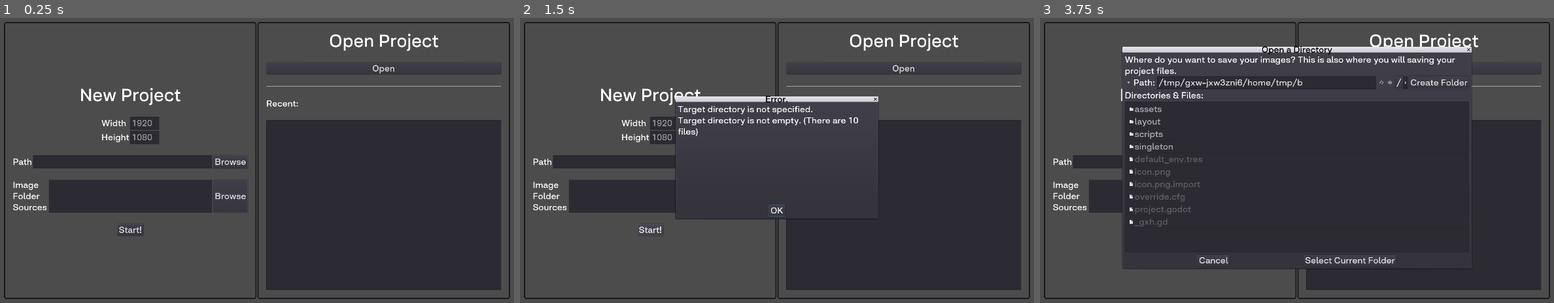
Above: before the commit, frames 1-3 (left to right).
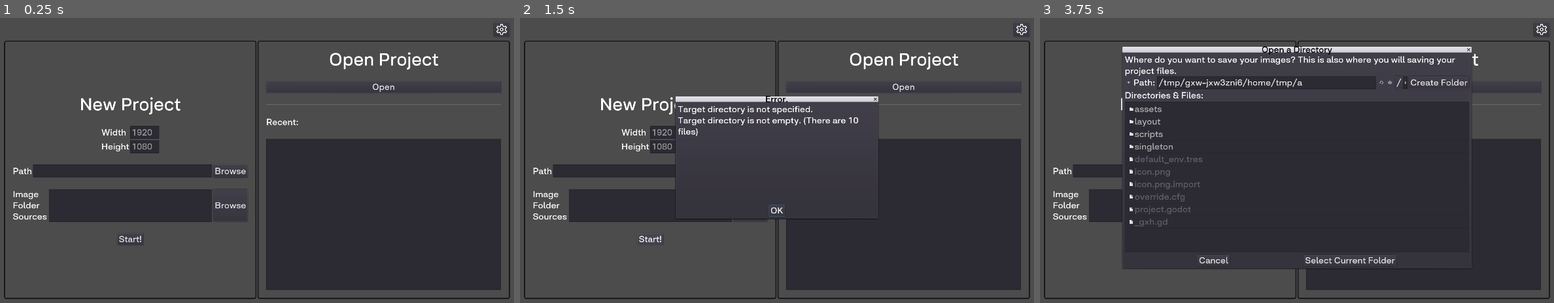
Above: after the commit, the same moments.

Repository: pegasusearl/resize-wallpaperize
Game: Godot game, scene res://layout/menu.tscn
Two runs of this game, one before a commit and one after it. Both use one fixed random seed, a clock stepped at 60 frames per second and the inputs below.
Inputs (mouse positions are in pixels of both pictures, inside the frame that each line leads up to):
- Up to frame 1 (0.25 s): no input
- Up to frame 2 (1.5 s): click (1023, 29) at 0.52 s; click "Start!" at 1.25 s
- Up to frame 3 (3.75 s): click "Start!" at 2 s; click "OK" at 2.75 s; click "Browse" at 3.5 s

The runs differ from the first frame. In frame 1, 11% of the frame differs, in the area x 0-100%, y 1-79%; in frame 2, 8.1%; in frame 3, 3.5%.

Commit message:
fixing thumbnailing crash
adding more delay between operation.

Diff:
--- a/layout/menu.tscn
+++ b/layout/menu.tscn
@@ -1,8 +1,9 @@
-[gd_scene load_steps=5 format=2]
+[gd_scene load_steps=6 format=2]
 
 [ext_resource path="res://assets/layout.tres" type="Theme" id=1]
 [ext_resource path="res://layout/menu.gd" type="Script" id=2]
 [ext_resource path="res://assets/big_font.tres" type="DynamicFont" id=3]
+[ext_resource path="res://assets/settings.png" type="Texture" id=4]
 
 [sub_resource type="StyleBoxFlat" id=1]
 content_margin_left = 32.0
@@ -38,7 +39,19 @@
 margin_bottom = 1048.0
 custom_constants/separation = 14
 
+[node name="HBoxContainer4" type="HBoxContainer" parent="VBoxContainer"]
+margin_right = 1856.0
+margin_bottom = 54.0
+alignment = 2
+
+[node name="Settings" type="Button" parent="VBoxContainer/HBoxContainer4"]
+margin_left = 1796.0
+margin_right = 1856.0
+margin_bottom = 54.0
+icon = ExtResource( 4 )
+
 [node name="HBoxContainer3" type="GridContainer" parent="VBoxContainer"]
+margin_top = 68.0
 margin_right = 1856.0
 margin_bottom = 1016.0
 size_flags_vertical = 3
@@ -46,7 +59,7 @@
 
 [node name="PanelContainer" type="PanelContainer" parent="VBoxContainer/HBoxContainer3"]
 margin_right = 926.0
-margin_bottom = 1016.0
+margin_bottom = 948.0
 size_flags_horizontal = 3
 size_flags_vertical = 3
 custom_styles/panel = SubResource( 1 )
@@ -55,23 +68,23 @@
 margin_left = 32.0
 margin_top = 32.0
 margin_right = 894.0
-margin_bottom = 984.0
+margin_bottom = 916.0
 custom_constants/separation = 42
 alignment = 1
 
 [node name="Label" type="Label" parent="VBoxContainer/HBoxContainer3/PanelContainer/VBoxContainer"]
-margin_top = 199.0
-margin_right = 862.0
-margin_bottom = 273.0
+margin_top = 165.0
+margin_right = 862.0
+margin_bottom = 239.0
 custom_fonts/font = ExtResource( 3 )
 text = "New Project"
 align = 1
 
 [node name="GridContainer" type="GridContainer" parent="VBoxContainer/HBoxContainer3/PanelContainer/VBoxContainer"]
 margin_left = 325.0
-margin_top = 315.0
+margin_top = 281.0
 margin_right = 537.0
-margin_bottom = 415.0
+margin_bottom = 381.0
 size_flags_horizontal = 4
 columns = 2
 
@@ -103,9 +116,9 @@
 placeholder_text = "1080"
 
 [node name="HBoxContainer" type="HBoxContainer" parent="VBoxContainer/HBoxContainer3/PanelContainer/VBoxContainer"]
-margin_top = 457.0
-margin_right = 862.0
-margin_bottom = 505.0
+margin_top = 423.0
+margin_right = 862.0
+margin_bottom = 471.0
 
 [node name="Label" type="Label" parent="VBoxContainer/HBoxContainer3/PanelContainer/VBoxContainer/HBoxContainer"]
 margin_top = 5.0
@@ -126,9 +139,9 @@
 text = "Browse"
 
 [node name="HBoxContainer2" type="HBoxContainer" parent="VBoxContainer/HBoxContainer3/PanelContainer/VBoxContainer"]
-margin_top = 547.0
-margin_right = 862.0
-margin_bottom = 667.0
+margin_top = 513.0
+margin_right = 862.0
+margin_bottom = 633.0
 
 [node name="Label" type="Label" parent="VBoxContainer/HBoxContainer3/PanelContainer/VBoxContainer/HBoxContainer2"]
 margin_right = 128.0
@@ -151,16 +164,16 @@
 
 [node name="CreateNew" type="Button" parent="VBoxContainer/HBoxContainer3/PanelContainer/VBoxContainer"]
 margin_left = 383.0
-margin_top = 709.0
+margin_top = 675.0
 margin_right = 479.0
-margin_bottom = 753.0
+margin_bottom = 719.0
 size_flags_horizontal = 4
 text = "Start!"
 
 [node name="PanelContainer2" type="PanelContainer" parent="VBoxContainer/HBoxContainer3"]
 margin_left = 930.0
 margin_right = 1856.0
-margin_bottom = 1016.0
+margin_bottom = 948.0
 size_flags_horizontal = 3
 custom_styles/panel = SubResource( 1 )
 
@@ -168,7 +181,7 @@
 margin_left = 32.0
 margin_top = 32.0
 margin_right = 894.0
-margin_bottom = 984.0
+margin_bottom = 916.0
 custom_constants/separation = 42
 
 [node name="Label" type="Label" parent="VBoxContainer/HBoxContainer3/PanelContainer2/VBoxContainer"]
@@ -198,7 +211,7 @@
 [node name="RecentProjectList" type="ItemList" parent="VBoxContainer/HBoxContainer3/PanelContainer2/VBoxContainer"]
 margin_top = 328.0
 margin_right = 862.0
-margin_bottom = 952.0
+margin_bottom = 884.0
 size_flags_vertical = 3
 
 [node name="HSeparator3" type="HSeparator" parent="VBoxContainer"]
--- a/singleton/Thumbnailer.gd
+++ b/singleton/Thumbnailer.gd
@@ -69,7 +69,7 @@
 	var thumbnail_bot = Thread.new()
 	thumbnail_bot.start(self,"_thumbnail_convert",[current_fullpath,thumbnail_path])
 	yield(self,"bot_thumbnail_finished")
-	yield(get_tree(),"idle_frame") # trying to prevent crash when first time generating thumbnail. not sure if it worked
+	yield(get_tree().create_timer(0.1),"timeout") # trying to prevent crash when first time generating thumbnail. not sure if it worked
 	thumbnail_bot.wait_to_finish()
 
 	thumbnail_db.set_value("thumb",current_fullpath,thumbnail_name)
Binary file added: assets/settings.png
